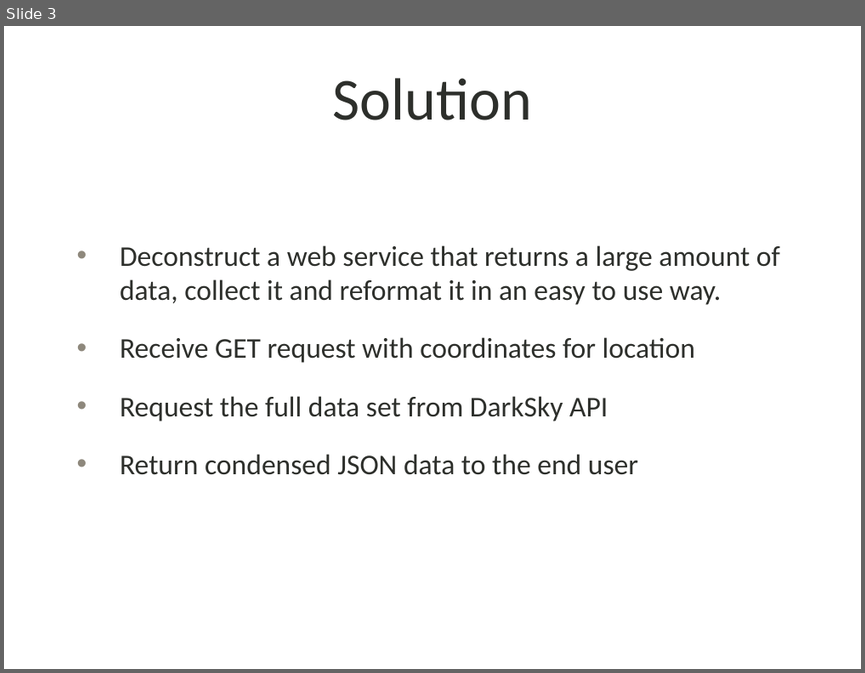
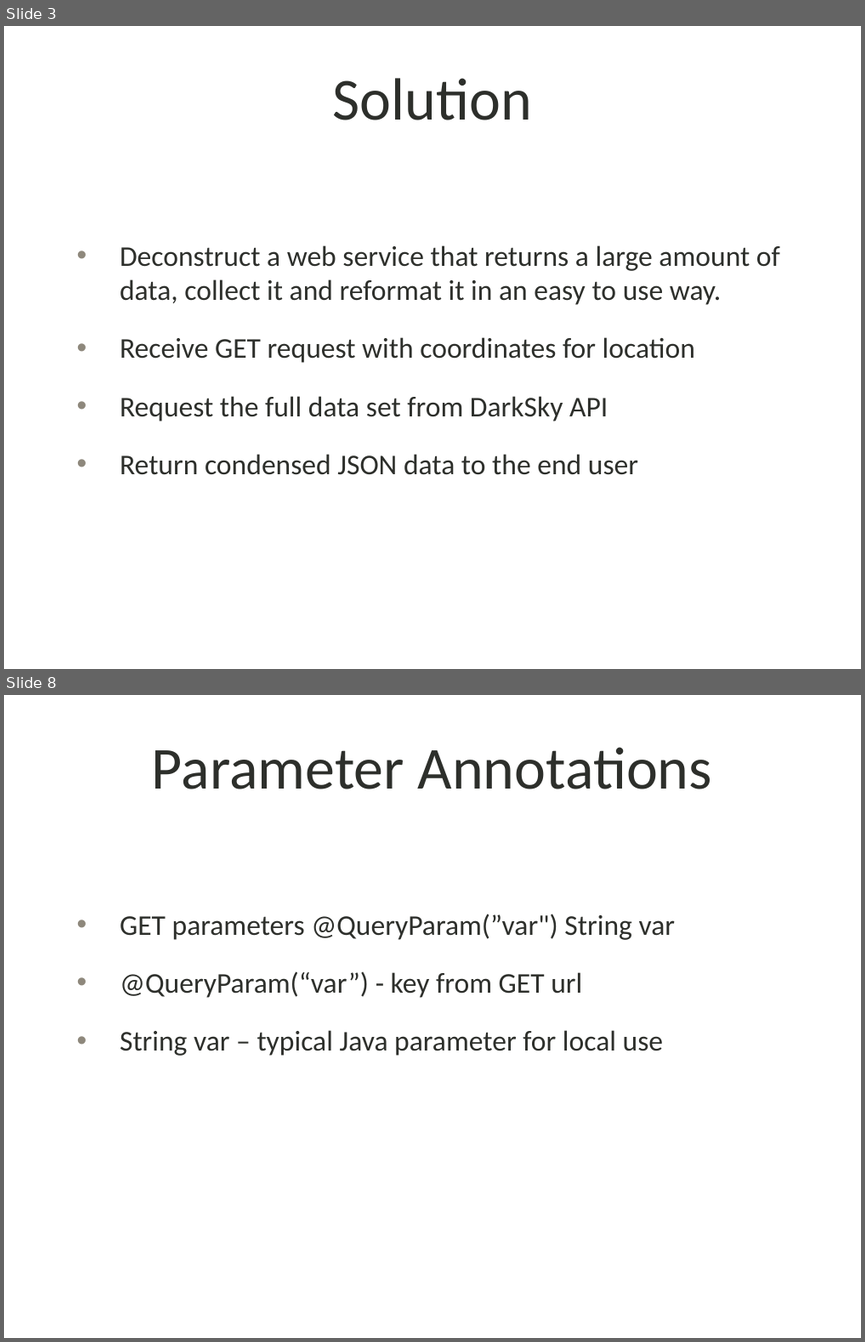
Before and after one commit to bwoestman/weatherWebService, a slide deck: documentation/wwsPresentation.pptx. Shown one above the other, each under a label of ours: slide 3 before the commit, slides 3 and 8 after it; the slides between them are not shown. The pictures are 865x673 and 865x1342 pixels, drawn with LibreOffice and Linux fonts; fonts in the diff are those of the drawing; background and template pictures are left out. Boxes give left, top, right and bottom in pixels: in the first picture for what was removed or moved away, otherwise in the second. Text is boxed around its words. In the diff, an @@ line names an element or a change of style, - is before the commit and + after.

```diff
--- a/documentation/wwsPresentation.pptx
+++ b/documentation/wwsPresentation.pptx
@@ slide 8 added at [4, 695, 861, 1338], background picture (left out) @@
@@ title added at [152, 747, 712, 789], 50 pt, text #2D2F2B @@
+Parameter Annotations
@@ text added at [120, 913, 675, 1055], 24 pt, text #2D2F2B @@
+• GET parameters @QueryParam(”var") String var
+• @QueryParam(“var”) - key from GET url
+• String var – typical Java parameter for local use
```
Also in this commit, not shown: 2 slides changed, 3 other slides added.
